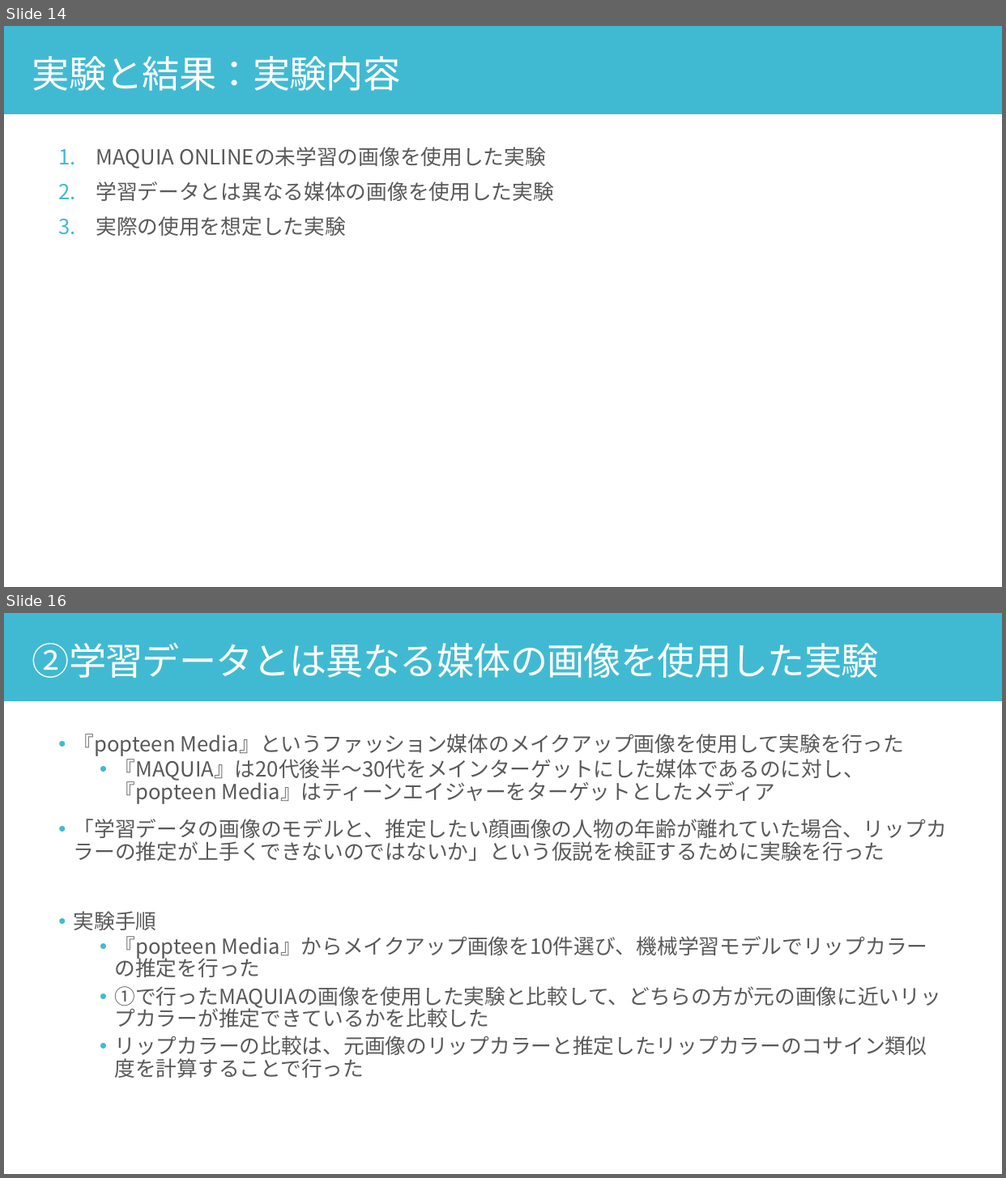
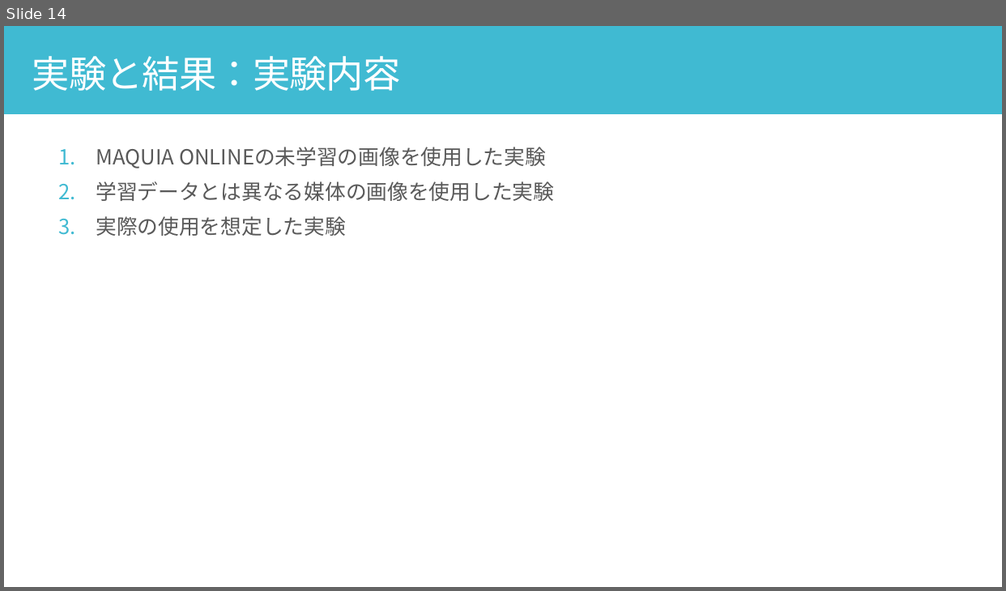
Before and after one commit to yuu5322/sci23, a slide deck: 口頭試問.pptx. Shown one above the other, each under a label of ours: slides 14 and 16 before the commit, slide 14 after it; the slides between them are not shown. The pictures are 1006x1178 and 1006x591 pixels, drawn with LibreOffice and Linux fonts; fonts in the diff are those of the drawing. Boxes give left, top, right and bottom in pixels: in the first picture for what was removed or moved away, otherwise in the second. Text is boxed around its words. In the diff, an @@ line names an element or a change of style, - is before the commit and + after.

```diff
--- a/口頭試問.pptx
+++ b/口頭試問.pptx
@@ slide 16 removed at <box>4,613,1002,1174</box>, background #FFFFFF @@
@@ rectangle removed at <box>4,613,1002,701</box> @@
@@ text removed at <box>32,643,879,678</box> @@
-②学習データとは異なる媒体の画像を使用した実験
@@ text removed at <box>74,734,947,1078</box> @@
-• 『popteen Media』というファッション媒体のメイクアップ画像を使用して実験を行った
-  • 『MAQUIA』は20代後半〜30代をメインターゲットにした媒体であるのに対し、『popteen Media』はティーンエイジャーをターゲットとしたメディア
-• 「学習データの画像のモデルと、推定したい顔画像の人物の年齢が離れていた場合、リップカラーの推定が上手くできないのではないか」という仮説を検証するために実験を行った
-• 実験手順
-  • 『popteen Media』からメイクアップ画像を10件選び、機械学習モデルでリップカラーの推定を行った
-  • ①で行ったMAQUIAの画像を使用した実験と比較して、どちらの方が元の画像に近いリップカラーが推定できているかを比較した
-  • リップカラーの比較は、元画像のリップカラーと推定したリップカラーのコサイン類似度を計算することで行った
```
Also in this commit, not shown: 5 slides changed, 4 slides added, 6 other slides removed.
